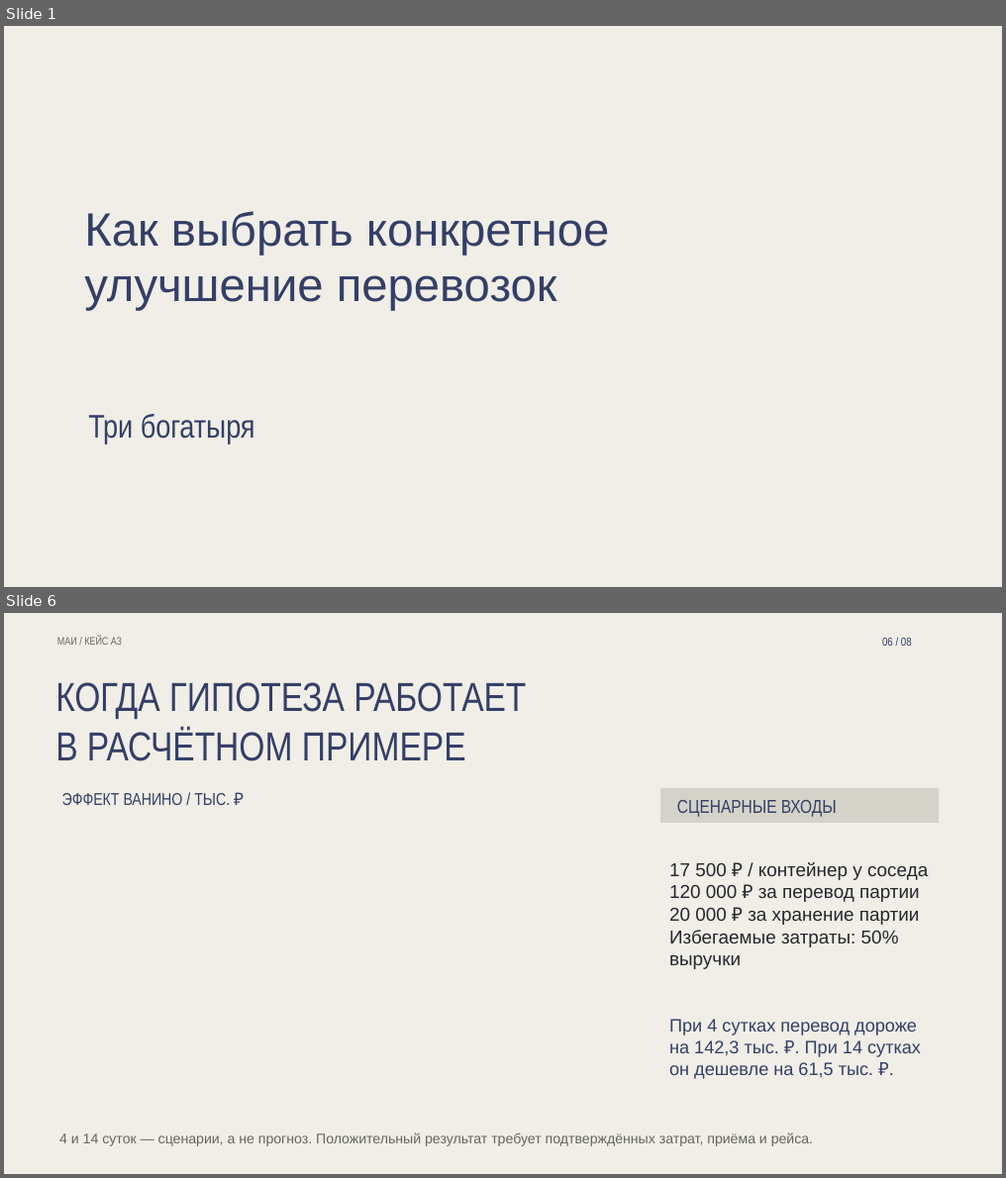
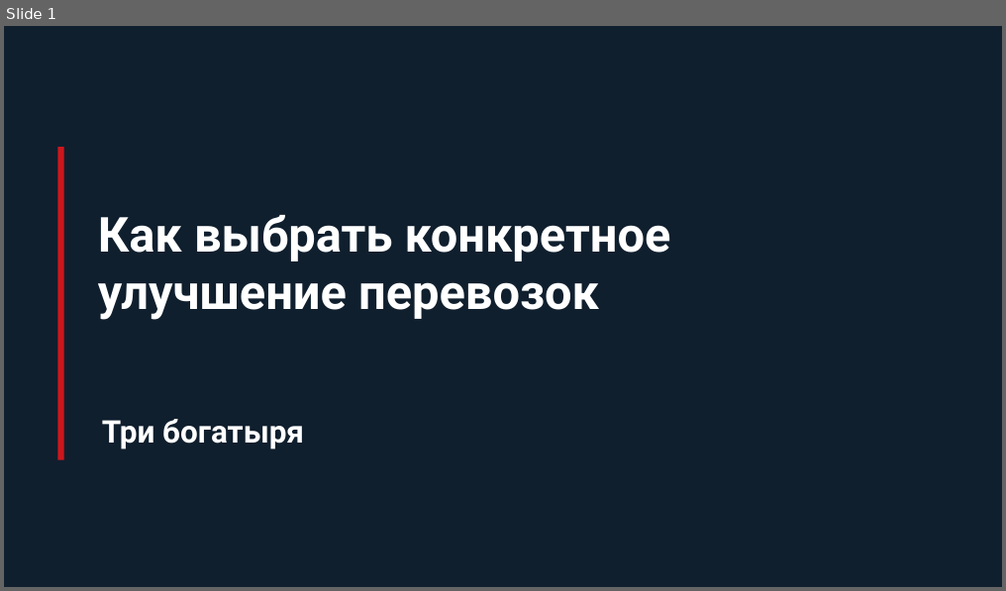
Before and after one commit to iszenzi/case-championship-hackathon-3-case, a slide deck: presentation/Vanino_Object_Motion.pptx. Shown one above the other, each under a label of ours: slides 1 and 6 before the commit, slide 1 after it; the slides between them are not shown. The pictures are 1006x1178 and 1006x591 pixels, drawn with LibreOffice and Linux fonts; fonts in the diff are those of the drawing. Boxes give left, top, right and bottom in pixels: in the first picture for what was removed or moved away, otherwise in the second. Text is boxed around its words. In the diff, an @@ line names an element or a change of style, - is before the commit and + after.

```diff
--- a/presentation/Vanino_Object_Motion.pptx
+++ b/presentation/Vanino_Object_Motion.pptx
@@ slide 6 removed at (4, 613, 1002, 1174), background #F0EEE6 @@
@@ text removed at (57, 637, 122, 645) @@
-МАИ / КЕЙС A3
@@ text removed at (882, 638, 912, 646) @@
-06 / 08
@@ text removed at (55, 682, 526, 718) @@
-КОГДА ГИПОТЕЗА РАБОТАЕТ
@@ text removed at (55, 728, 466, 761) @@
-В РАСЧЁТНОМ ПРИМЕРЕ
@@ rectangle removed at (660, 788, 939, 823) @@
@@ text removed at (62, 793, 230, 805) @@
-ЭФФЕКТ ВАНИНО / ТЫС. ₽
@@ text removed at (677, 800, 837, 817) @@
-СЦЕНАРНЫЕ ВХОДЫ
@@ text removed at (669, 862, 928, 969) @@
-17 500 ₽ / контейнер у соседа
-120 000 ₽ за перевод партии
-20 000 ₽ за хранение партии
-Избегаемые затраты: 50% выручки
@@ text removed at (669, 1019, 921, 1079) @@
-При 4 сутках перевод дороже
-на 142,3 тыс. ₽. При 14 сутках
-он дешевле на 61,5 тыс. ₽.
@@ text removed at (59, 1133, 813, 1147) @@
-4 и 14 суток — сценарии, а не прогноз. Положительный результат требует подтверждённых затрат, приёма и рейса.
@@ slide 1 changed as well @@
@@ background #F0EEE6 to #101F2E @@
@@ rectangle added at (57, 147, 63, 461), fill #CD171C @@
@@ text "Как выбрать конкретное": place and size @@
-text "Как выбрать конкретное" at (84, 211, 609, 311)
+text "Как выбрать конкретное" at (98, 215, 671, 320)
@@ text "Как выбрать конкретное" at (98, 215, 671, 320): size 45 to 46.5 pt, font Arial to Roboto, text colour #343F68 to #FFFFFF, bold on @@
@@ text "Три богатыря": place and size @@
-text "Три богатыря" at (88, 414, 255, 444)
+text "Три богатыря" at (102, 419, 304, 450)
@@ text "Три богатыря" at (102, 419, 304, 450): size 31.5 to 30 pt, font Arial Narrow to Roboto, text colour #343F68 to #FFFFFF, bold on @@
```
Also in this commit, not shown: 6 other slides changed, 1 slide added, 12 other files.
